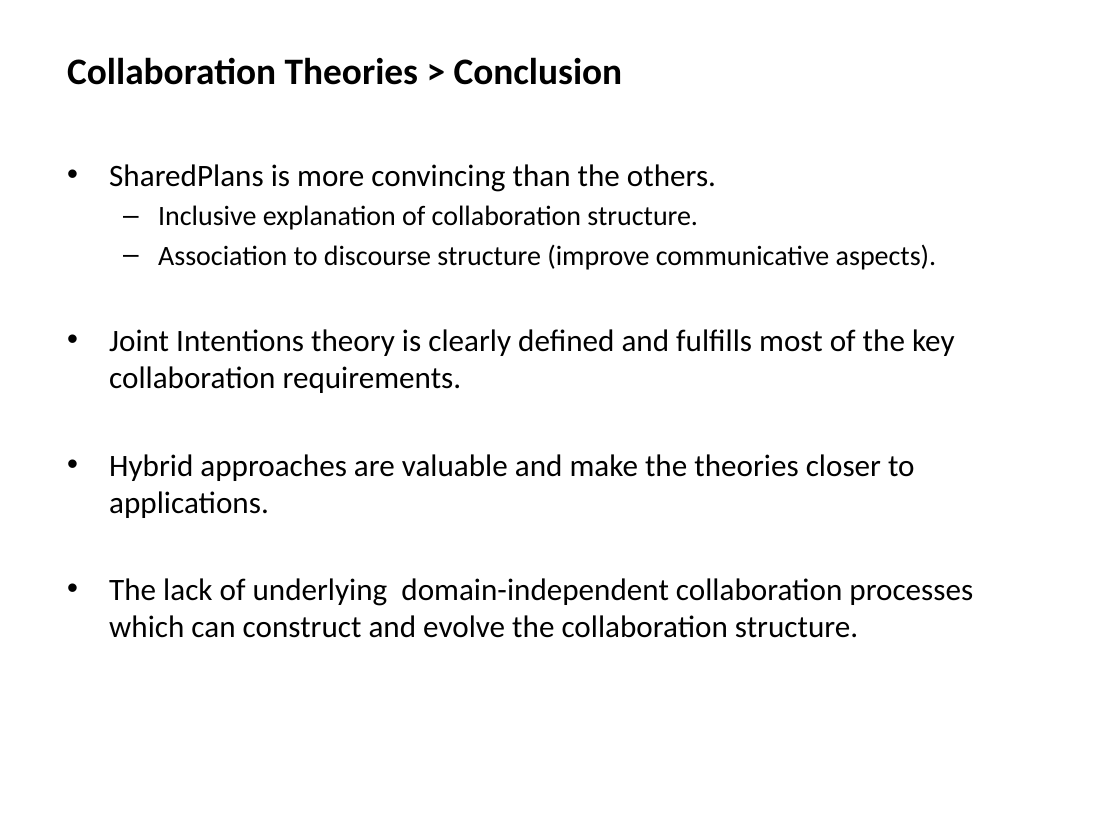
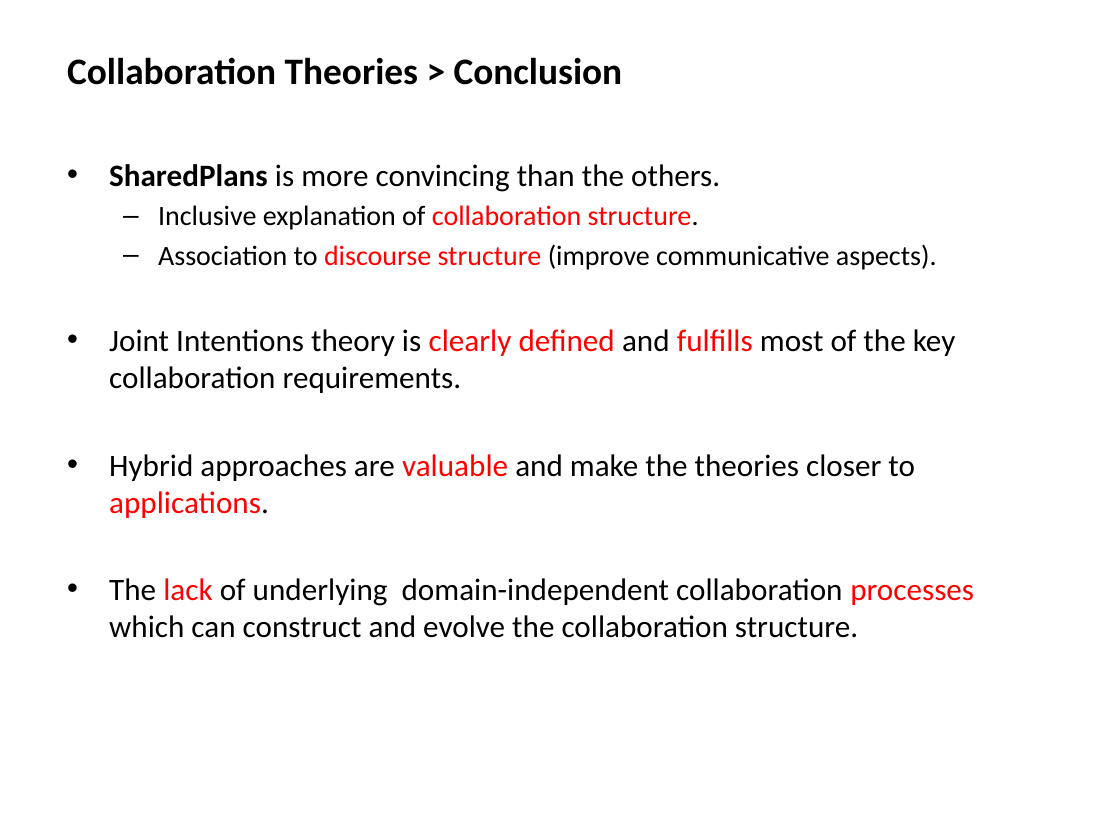
Before and after one commit to mshayganfar/CompExam1, a slide deck: slide 12 of presentation/PhD-comprehensive-exam-2.pptx (slide 13 before the commit). Drawn at 1120x840 pixels with LibreOffice and Linux fonts; fonts in the diff are those of the drawing. Boxes give left, top, right and bottom in pixels: in the first picture for what was removed or moved away, otherwise in the second. Text is boxed around its words. In the diff, an @@ line names an element or a change of style, - is before the commit and + after.

```diff
--- a/presentation/PhD-comprehensive-exam-2.pptx
+++ b/presentation/PhD-comprehensive-exam-2.pptx
@@ text "SharedPlans is more convincing than ..." at (109,164,974,638): bold on in "SharedPlans"; text colour #000000 to #FF0000 in "collaboration structure.", "discourse structure", "clearly defined fulfills", "valuable applications." and 1 more places @@
```
Also in this commit, not shown: 7 other slides changed, 1 slide removed.
